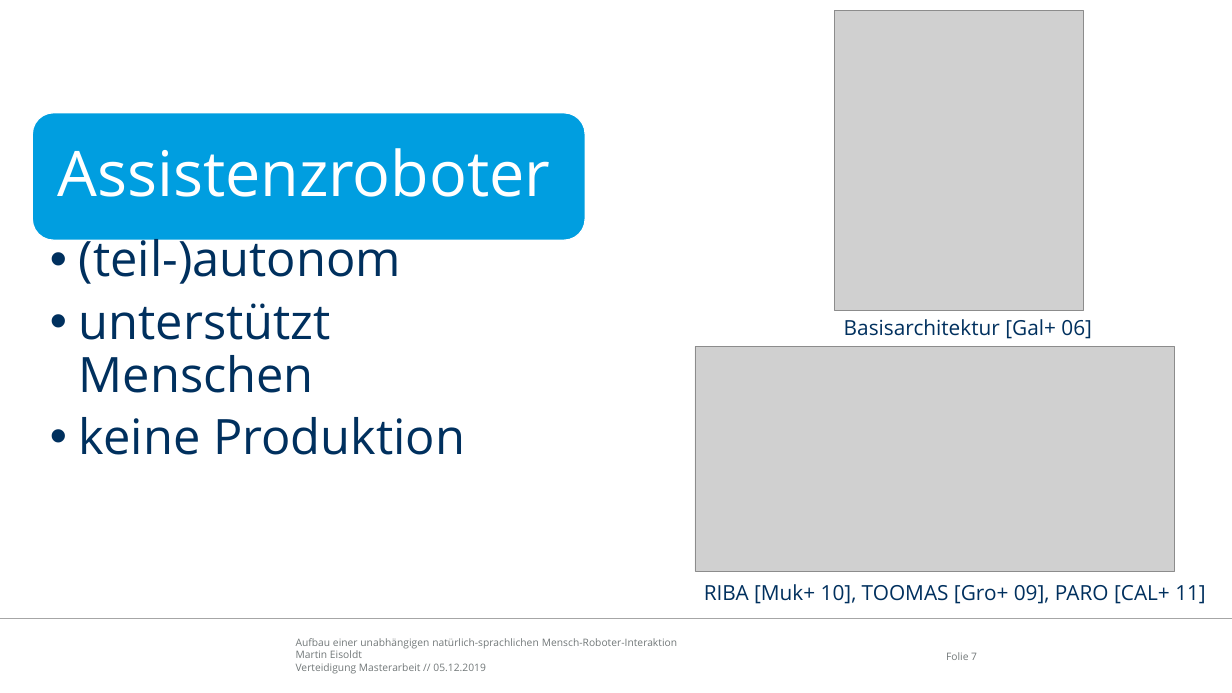
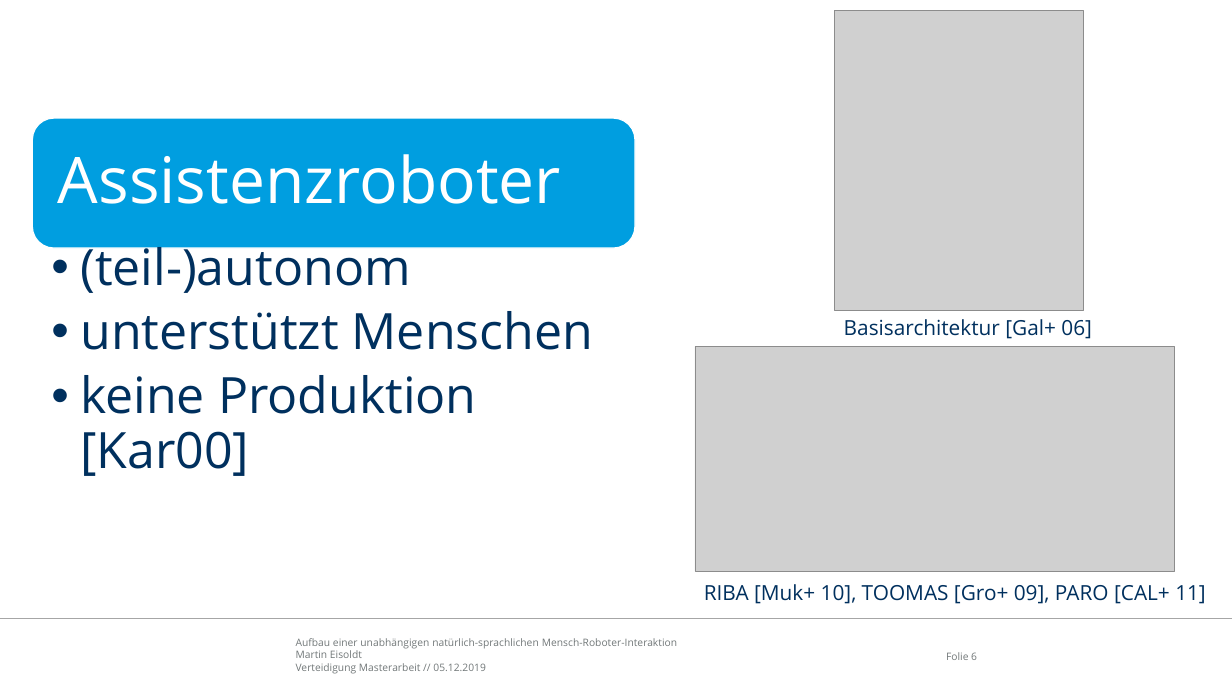
Before and after one commit to edegeyer/masterarbeit, a slide deck: slide 6 of verteidigung/verteidigung.pptx (slide 7 before the commit). Drawn at 1232x693 pixels with LibreOffice and Linux fonts; fonts in the diff are those of the drawing; grey boxes stand for pictures; background and template pictures are left out. Boxes give left, top, right and bottom in pixels: in the first picture for what was removed or moved away, otherwise in the second. Text is boxed around its words. In the diff, an @@ line names an element or a change of style, - is before the commit and + after.

```diff
--- a/verteidigung/verteidigung.pptx
+++ b/verteidigung/verteidigung.pptx
@@ rounded rectangle: place and size @@
-rounded rectangle at (32,113,585,240)
+rounded rectangle at (32,118,635,249)
@@ text "Assistenzroboter" at (58,154,561,204): size 49 to 50 pt @@
@@ text "(teil-)autonom": place and size @@
-text "(teil-)autonom" at (79,231,465,455)
+text "(teil-)autonom" at (80,238,593,476)
@@ text at (80,238,593,350): size 38 to 39 pt in "(teil-)autonom", "unterstützt Menschen" @@
@@ text at (80,375,477,476): text changed; size 38 to 39 pt @@
-  • keine Produktion
+  • keine Produktion [Kar00]
@@ page number at (946,652,977,660): text changed @@
-Folie 7
+Folie 6
```
Also in this commit, not shown: 8 other slides changed, 7 slides added, 1 slide removed, 3 other files.
